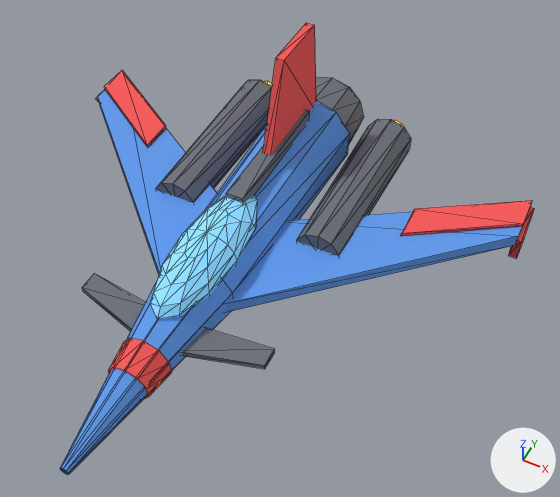
One commit to the OBJ model assets/models/ship.obj: the scene before it, then after it.
Camera for both pictures: a camera (50 mm lens) standing at (1.85, -2.96, 3.85) and looking at (0.38, 0.0, 0.16). The axes (+X, +Y, +Z) are drawn at lower right. The lights are the same throughout. The picture after the commit comes second. Mesh edges are drawn as thin lines. Where no turn or scale is listed for an object, it has been applied to the vertices. Vertices at exactly the same position are counted once.

Objects in the first picture: 'ship'.
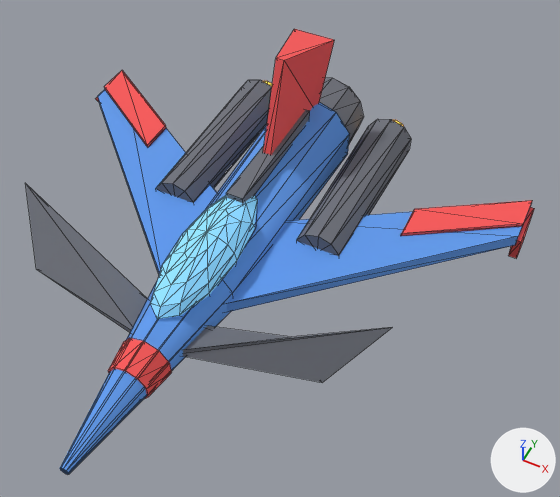
Diff of the bpy script that builds the scene:
```diff
--- a/assets/models/ship.obj.py
+++ b/assets/models/ship.obj.py
@@ me_ship @@
 me_ship.from_pydata(...)  # 355 vertices, 654 faces; spans x -1.73..1.73, y -1.8..1.78, z -0.4..1.0
 # used by ob_ship; location = (0.0, 0.0, 0.0)
-me_ship.vertices[174].co = (-0.65, -0.75, -0.02)  # pixel (83, 291)
-me_ship.vertices[177].co = (-0.65, -0.62, 0.02)  # pixel (94, 273)
-me_ship.vertices[178].co = (-0.65, -0.75, 0.02)  # pixel (81, 287)
-me_ship.vertices[247].co = (0.65, -0.75, -0.02)  # pixel (264, 369)
-me_ship.vertices[251].co = (0.65, -0.75, 0.02)  # pixel (264, 365)
-me_ship.vertices[252].co = (0.65, -0.62, 0.02)  # pixel (274, 348)
-me_ship.vertices[350].co = (-0.03, 1.2, 1.0)  # pixel (306, 22)
-me_ship.vertices[354].co = (0.03, 1.2, 1.0)  # pixel (314, 24)
+# me_ship part 1
+me_ship.vertices[174].co = (-0.99, -0.76, 0.03)  # pixel (36, 269)
+me_ship.vertices[177].co = (-0.69, -0.5, 0.02)
+me_ship.vertices[178].co = (-1.27, -0.4, 0.37)  # pixel (25, 182)
+# me_ship part 2
+me_ship.vertices[247].co = (0.99, -0.69, 0.0)  # pixel (322, 382)
+me_ship.vertices[251].co = (1.28, -0.43, 0.39)  # pixel (392, 327)
+me_ship.vertices[252].co = (0.7, -0.5, 0.02)  # pixel (291, 336)
+# me_ship part 3
+me_ship.vertices[350].co = (-0.15, 1.26, 0.88)  # pixel (294, 28)
+me_ship.vertices[354].co = (0.15, 1.27, 0.88)  # pixel (334, 39)
+# me_ship part 4: all faces are now shaded smooth (654 of 654 changed)
 me_ship.materials.append(mat_hull)
```

Location of each change, [x1, y1, x2, y2] in pixels of the pictures (560 x 497 px; the box of a moved part takes in the faces that stretch with it):
'ship', reshaped (7% wider)
    before: [60, 23, 534, 474]
    after: [26, 29, 534, 474]
part 1 of me_ship, moved or reshaped
    before: [82, 274, 145, 331]
    after: [26, 184, 147, 332]
part 2 of me_ship, moved or reshaped
    before: [182, 328, 275, 369]
    after: [183, 326, 392, 382]
part 3 of me_ship, moved or reshaped
    before: [276, 23, 316, 106]
    after: [276, 29, 334, 106]
part 4 of me_ship, shading changed
    before: [82, 23, 387, 402]
    after: [26, 29, 392, 402]
